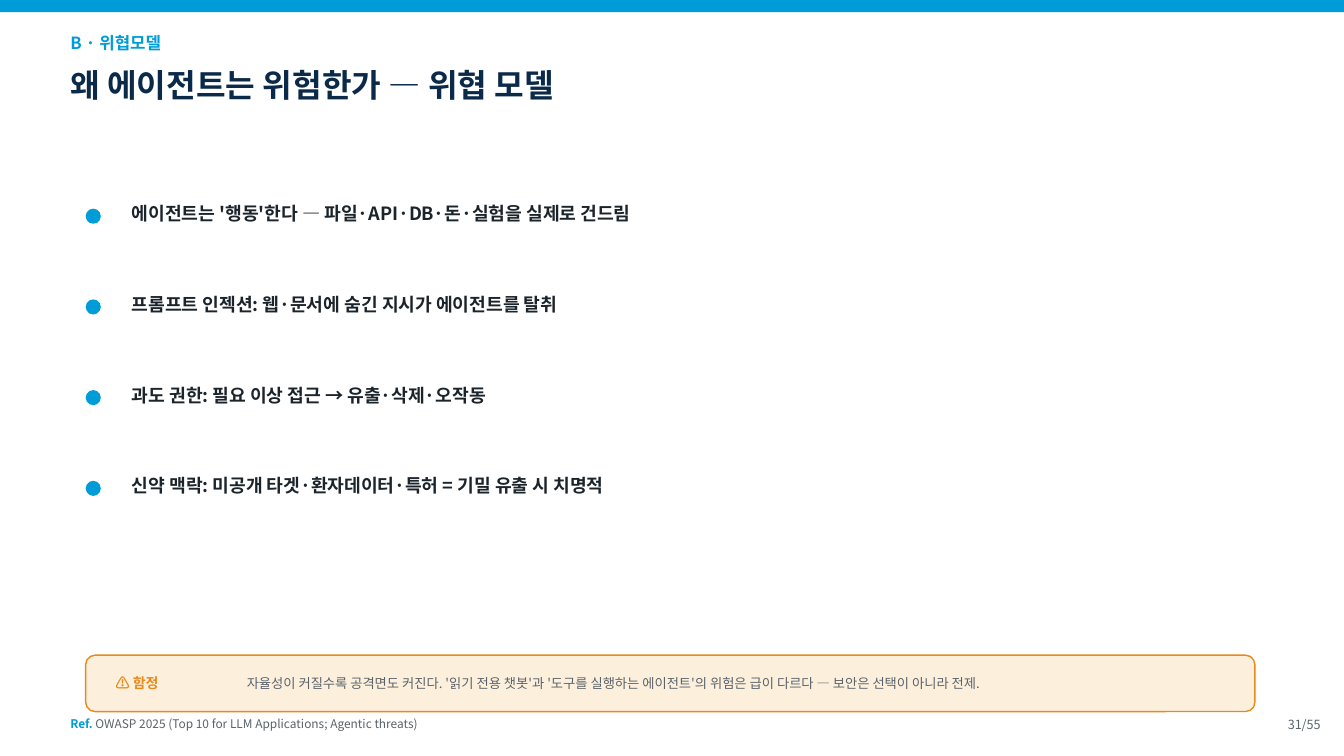
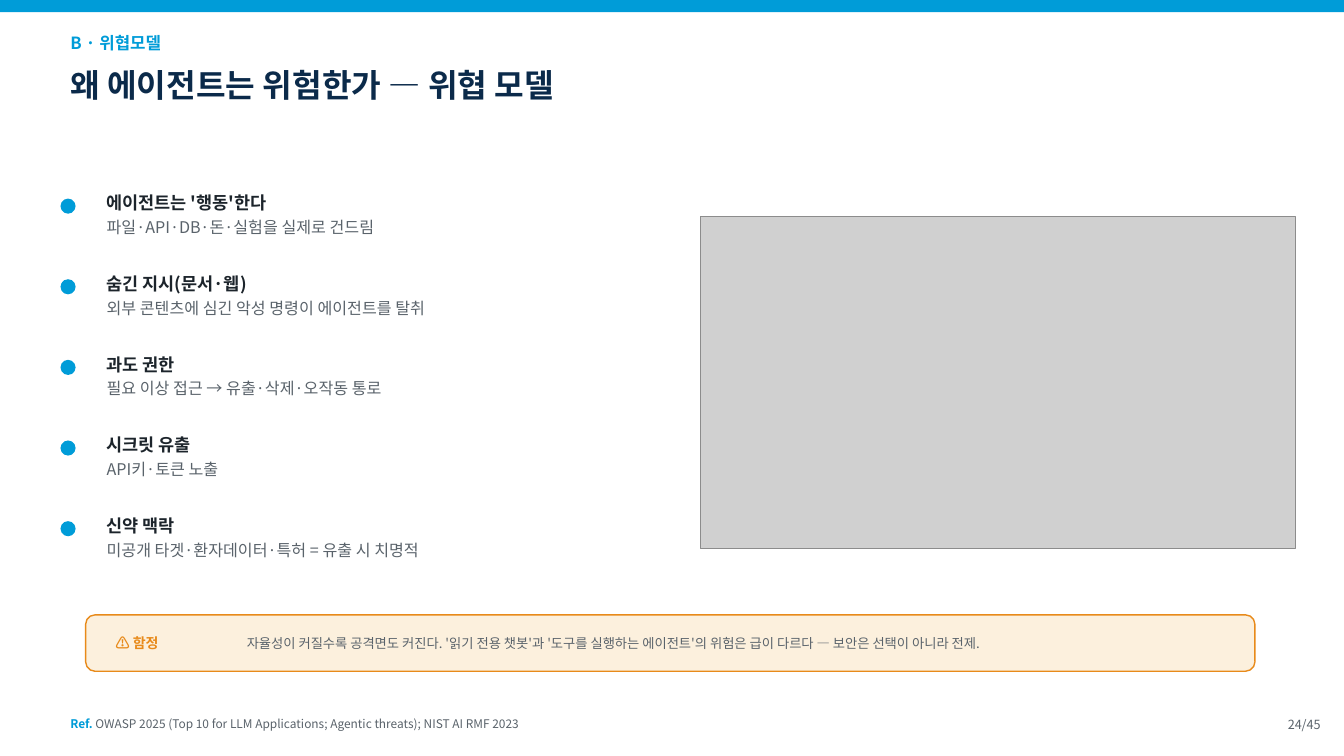
Before and after one commit to fourmodern/2025_aidrugdiscovery, a slide deck: slide 24 of 20260905/slides/0912_4교시.pptx (slide 31 before the commit). Drawn at 1344x756 pixels with LibreOffice and Linux fonts; fonts in the diff are those of the drawing; grey boxes stand for pictures. Boxes give left, top, right and bottom in pixels: in the first picture for what was removed or moved away, otherwise in the second. Text is boxed around its words. In the diff, an @@ line names an element or a change of style, - is before the commit and + after.

```diff
--- a/20260905/slides/0912_4교시.pptx
+++ b/20260905/slides/0912_4교시.pptx
@@ ellipse: place and size @@
-ellipse at [86, 209, 101, 224]
+ellipse at [60, 199, 76, 214]
@@ text at [107, 194, 375, 234]: text changed; size 13 to 11.5 pt; text colour #1C242B to #5A636B; bold off @@
-에이전트는 '행동'한다 — 파일·API·DB·돈·실험을 실제로 건드림
+에이전트는 '행동'한다
+파일·API·DB·돈·실험을 실제로 건드림
@@ picture added at [701, 217, 1296, 548] @@
@@ ellipse: place and size @@
-ellipse at [86, 299, 101, 315]
+ellipse at [60, 279, 76, 294]
@@ text added at [107, 275, 425, 316], 11.5 pt, text #5A636B @@
+숨긴 지시(문서·웹)
+외부 콘텐츠에 심긴 악성 명령이 에이전트를 탈취
@@ text removed at [132, 295, 557, 313] @@
-프롬프트 인젝션: 웹·문서에 숨긴 지시가 에이전트를 탈취
@@ text at [107, 356, 382, 396]: text changed; size 13 to 11.5 pt; text colour #1C242B to #5A636B; bold off @@
-과도 권한: 필요 이상 접근 → 유출·삭제·오작동
+과도 권한
+필요 이상 접근 → 유출·삭제·오작동 통로
@@ ellipse: place and size @@
-ellipse at [86, 390, 101, 405]
+ellipse at [60, 360, 76, 375]
@@ ellipse: place and size @@
-ellipse at [86, 481, 101, 496]
+ellipse at [60, 441, 76, 456]
@@ text added at [107, 436, 219, 477], 11.5 pt, text #5A636B @@
+시크릿 유출
+API키·토큰 노출
@@ ellipse added at [60, 521, 76, 536], fill #009CD8 @@
@@ text at [107, 517, 419, 558]: text changed; size 13 to 11.5 pt; text colour #1C242B to #5A636B; bold off @@
-신약 맥락: 미공개 타겟·환자데이터·특허 = 기밀 유출 시 치명적
+신약 맥락
+미공개 타겟·환자데이터·특허 = 유출 시 치명적
@@ 2 texts, 1 rounded rectangle: place and size @@
-2 texts, 1 rounded rectangle at [86, 655, 1255, 712]
+2 texts, 1 rounded rectangle at [86, 615, 1255, 671]
@@ text at [70, 718, 518, 731]: text changed @@
-Ref. OWASP 2025 (Top 10 for LLM Applications; Agentic threats)
+Ref. OWASP 2025 (Top 10 for LLM Applications; Agentic threats); NIST AI RMF 2023
@@ text at [1288, 719, 1321, 731]: text changed @@
-31/55
+24/45
```
Also in this commit, not shown: 40 other slides changed, 10 slides removed, 15 other files.
